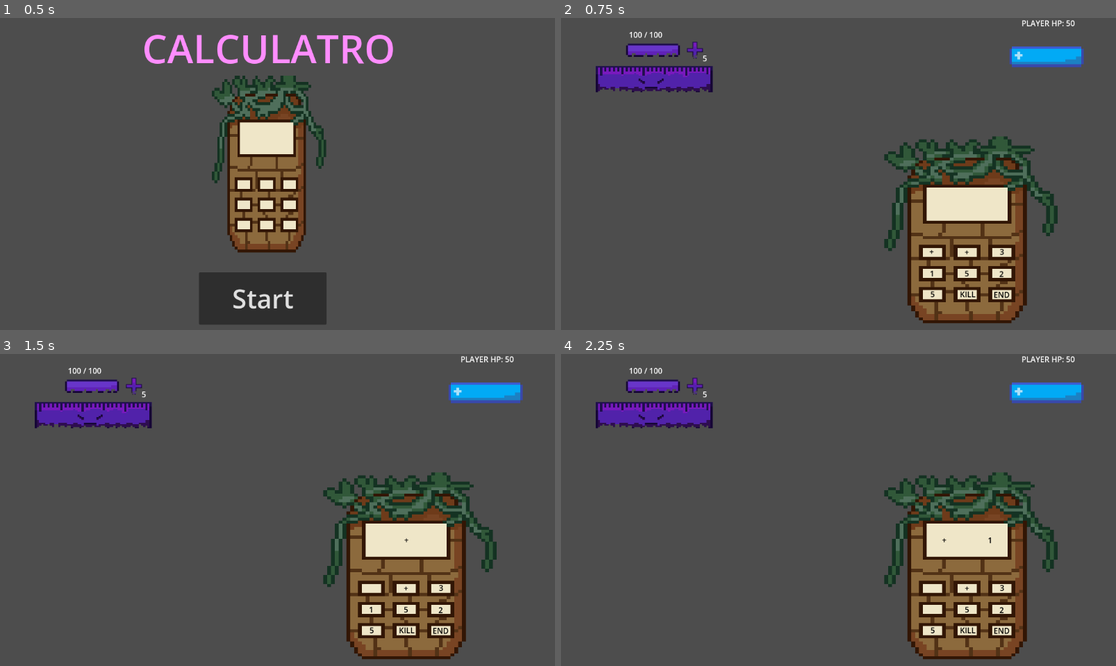
Above: before the commit, frames 1-4 (two rows, left to right).
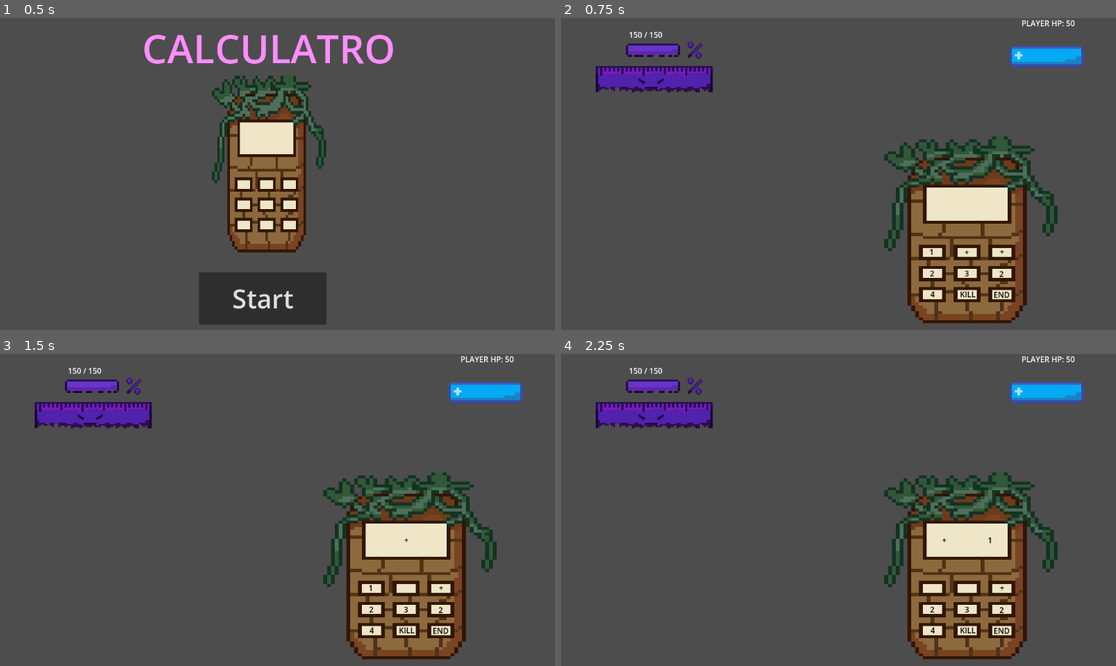
Above: after the commit, the same moments.

Repository: PalatronDead/Calculatro
Game: Godot game, scene res://scenes/main_menu.tscn
Two runs of this game, one before a commit and one after it. Both use one fixed random seed, a clock stepped at 60 frames per second and the inputs below.
Inputs:
- Up to frame 1 (0.5 s): no input
- Up to frame 2 (0.75 s): click "Start" at 0.5 s
- Up to frame 3 (1.5 s): click "+" at 1.25 s
- Up to frame 4 (2.25 s): click "1" at 2 s

Frame 1 is identical in both runs. In frame 2, 0.2% of the frame differs, in the area x 13-80%, y 4-90%; in frame 3, 0.2%; in frame 4, 0.2%.

Commit message:
Feat: Added 2 new enemies but only on code, this is for testing and also reworked the draw in the game

Diff:
--- a/battle_manager.gd
+++ b/battle_manager.gd
@@ -38,7 +38,8 @@
 
 func start_battle():
 	spawn_new_enemy()
-	calculator_ui.start_turn(RunManager.deck)
+	RunManager.prepare_deck_for_battle()
+	calculator_ui.start_turn()
 
 func spawn_new_enemy():
 	var random_encounter = encounter_type.pick_random()
@@ -86,7 +87,7 @@
 		for item in items_used:
 			if item is ItemDisplay:
 				var data: ItemData = item.data
-				RunManager.deck.erase(data)
+				RunManager.discard_card(data)
 				item.queue_free()
 	else:
 		print("Invalid Equation")
--- a/calculator_ui.gd
+++ b/calculator_ui.gd
@@ -23,13 +23,13 @@
 	RunManager.hp_changed.connect(_update_player_ui)
 	RunManager.chaos_level_changed.connect(_on_chaos_level_changed)
 
-func start_turn(full_deck: Array[ItemData]):
+func start_turn():
 	var new_hand: Array[ItemData] = []
-	var deck_copy = full_deck.duplicate()
-	deck_copy.shuffle()
 
-	for i in range(min(7, deck_copy.size())):
-		new_hand.append(deck_copy[i])
+	for i in range(7):
+		var card = RunManager.draw_single_token()
+		if card != null:
+			new_hand.append(card)
 
 	draw_hand(new_hand)
 
@@ -125,3 +125,20 @@
 		if slot.get_child_count() == 0:
 			return slot
 	return null
+
+func eliminate_entire_hand():
+	var hand_slots_to_eliminate = hand_slots.get_children()
+	var equation_items_to_eliminate = equation_container.get_children()
+
+	for slot in hand_slots_to_eliminate:
+		for child in slot.get_children():
+			if child is ItemDisplay:
+				var data: ItemData = child.data
+				RunManager.discard_card(data)
+				child.queue_free()
+
+	for item in equation_items_to_eliminate:
+			if item is ItemDisplay:
+				var data: ItemData = item.data
+				RunManager.discard_card(data)
+				item.queue_free()
--- /dev/null
+++ b/enemy/encounter/encounterResources/eraser_weak_encounter.tres
@@ -0,0 +1,10 @@
+[gd_resource type="Resource" script_class="EncounterData" format=3 uid="uid://cbtmm0xd7oywv"]
+
+[ext_resource type="Script" uid="uid://dcooox3ejx2iu" path="res://enemy/enemyScripts/enemy_data.gd" id="1_hus5w"]
+[ext_resource type="Resource" uid="uid://cose53qia4syv" path="res://enemy/enemyResources/enemyTypes/eraser_demon.tres" id="2_8rba2"]
+[ext_resource type="Script" uid="uid://xtyiu7v0gpso" path="res://enemy/encounter/encounter_data.gd" id="2_r53vb"]
+
+[resource]
+script = ExtResource("2_r53vb")
+encounter_enemies = Array[ExtResource("1_hus5w")]([ExtResource("2_8rba2")])
+metadata/_custom_type_script = "uid://xtyiu7v0gpso"
--- /dev/null
+++ b/enemy/encounter/encounterResources/scissors_weak_encounter.tres
@@ -0,0 +1,37 @@
+[gd_resource type="Resource" script_class="EncounterData" format=3 uid="uid://d1olajnbphdv4"]
+
+[ext_resource type="Script" uid="uid://dcooox3ejx2iu" path="res://enemy/enemyScripts/enemy_data.gd" id="1_pmif6"]
+[ext_resource type="Script" uid="uid://xtyiu7v0gpso" path="res://enemy/encounter/encounter_data.gd" id="2_a2yk8"]
+[ext_resource type="Script" uid="uid://d0rh1adjqkwk" path="res://resources/enemy_action.gd" id="2_stkwv"]
+[ext_resource type="Texture2D" uid="uid://cj3dw2pgqmr2c" path="res://sprites/enemyAttackIntentionIcon.png" id="3_hswmk"]
+[ext_resource type="Script" uid="uid://wsrcvt7u07mf" path="res://enemy/enemyScripts/actionScripts/attack_action.gd" id="4_rjn0o"]
+[ext_resource type="Texture2D" uid="uid://b05k5mlqna83k" path="res://sprites/GuanteCalculatro.png" id="5_dge0r"]
+[ext_resource type="Script" uid="uid://coav4lsmlwrm3" path="res://enemy/enemyScripts/actionScripts/powerup_action.gd" id="6_ofmw7"]
+[ext_resource type="Texture2D" uid="uid://d3dme7l07cavp" path="res://sprites/RulerEnemy.png" id="7_g0gtm"]
+
+[sub_resource type="Resource" id="Resource_wxtf3"]
+script = ExtResource("4_rjn0o")
+name = "Attack"
+intent_icon = ExtResource("3_hswmk")
+base_value = 10
+metadata/_custom_type_script = "uid://wsrcvt7u07mf"
+
+[sub_resource type="Resource" id="Resource_ambf0"]
+script = ExtResource("6_ofmw7")
+name = "Powerup"
+intent_icon = ExtResource("5_dge0r")
+base_value = 3
+metadata/_custom_type_script = "uid://coav4lsmlwrm3"
+
+[sub_resource type="Resource" id="Resource_5porw"]
+script = ExtResource("1_pmif6")
+enemy_name = "Scissors Demon"
+max_hp = 80
+sprite_texture = ExtResource("7_g0gtm")
+actions = Array[ExtResource("2_stkwv")]([SubResource("Resource_wxtf3"), SubResource("Resource_ambf0")])
+metadata/_custom_type_script = "uid://dcooox3ejx2iu"
+
+[resource]
+script = ExtResource("2_a2yk8")
+encounter_enemies = Array[ExtResource("1_pmif6")]([SubResource("Resource_5porw")])
+metadata/_custom_type_script = "uid://xtyiu7v0gpso"
--- a/enemy/enemy.gd
+++ b/enemy/enemy.gd
@@ -13,13 +13,16 @@
 
 
 var current_hp: int
+var current_action_index: int
+var damage_modifier: float = 1.0
+var powerup_modifier: float = 1.0
 
 @onready var hp_label = $HPLabel
 
 signal died(enemy_node: Enemy)
 signal enemy_clicked(enemy_node: Enemy)
 
-var current_action: EnemyAction
+var current_actions: Array[EnemyAction]
 var battle_manager
 
 func _ready():
@@ -36,6 +39,7 @@
 	current_hp = data.max_hp
 	update_ui()
 	$Sprite2D.texture = data.sprite_texture
+	current_action_index = 0
 	state_machine.start_machine([
 		EnemyChooseState.new(self),
 		EnemyShowIntentState.new(self),
@@ -45,12 +49,11 @@
 func take_damage(amount: int):
 	var final_damage = amount
 
-	if current_action.name == 'Defend':
-		final_damage = amount / 2
+	final_damage = final_damage * damage_modifier
 
 	current_hp -= final_damage
 	health_bar.value = current_hp
-	print('The aximum value of the HP Bar after getting hit is : ', health_bar.max_value)
+	print('The maximum value of the HP Bar after getting hit is : ', health_bar.max_value)
 	print('The value of the HP Bar after getting hit is : ', health_bar.value)
 	if ghost_tween and ghost_tween.is_running():
 		ghost_tween.kill()
@@ -76,13 +79,17 @@
 	died.emit(self)
 	queue_free()
 
-func pick_action() -> EnemyAction:
-	return data.actions.pick_random()
+func pick_actions() -> Array[EnemyAction]:
+	return data.actions
 
 func show_intent():
+	var current_action = current_actions[current_action_index]
 	intent_icon.texture = current_action.intent_icon
-	if(current_action.base_value > 0):
-		intent_label.text = str(current_action.base_value)
+
+	var final_base_value = current_action.get_true_base_value(self)
+
+	if final_base_value > 0:
+		intent_label.text = str(final_base_value)
 	else:
 		intent_label.text = ''
 
--- /dev/null
+++ b/enemy/enemyResources/actionsResources/blankslate_action.tres
@@ -0,0 +1,10 @@
+[gd_resource type="Resource" script_class="BlankSlateAction" format=3 uid="uid://ceeeac271hw8f"]
+
+[ext_resource type="Texture2D" uid="uid://duuw8orc06vpe" path="res://sprites/Chaos_empty_orb.png" id="1_4eobm"]
+[ext_resource type="Script" uid="uid://duqlrcxu7mp2" path="res://enemy/enemyScripts/actionScripts/blankslate_action.gd" id="1_cycpf"]
+
+[resource]
+script = ExtResource("1_cycpf")
+name = "Blank Slate"
+intent_icon = ExtResource("1_4eobm")
+metadata/_custom_type_script = "uid://duqlrcxu7mp2"
--- a/enemy/enemyResources/actionsResources/powerup_action.tres
+++ b/enemy/enemyResources/actionsResources/powerup_action.tres
@@ -7,4 +7,5 @@
 script = ExtResource("1_pqtpg")
 name = "Powerup"
 intent_icon = ExtResource("1_4keil")
+base_value = 3
 metadata/_custom_type_script = "uid://coav4lsmlwrm3"
--- /dev/null
+++ b/enemy/enemyResources/enemyTypes/eraser_demon.tres
@@ -0,0 +1,29 @@
+[gd_resource type="Resource" script_class="EnemyData" format=3 uid="uid://cose53qia4syv"]
+
+[ext_resource type="Script" uid="uid://d0rh1adjqkwk" path="res://resources/enemy_action.gd" id="1_csj21"]
+[ext_resource type="Texture2D" uid="uid://c6u4ot25l44rv" path="res://sprites/enemyDeffendIntentionIcon.png" id="2_3qkx3"]
+[ext_resource type="Script" uid="uid://dcooox3ejx2iu" path="res://enemy/enemyScripts/enemy_data.gd" id="2_gy1ey"]
+[ext_resource type="Script" uid="uid://drrsu86w0t6yn" path="res://enemy/enemyScripts/actionScripts/defend_action.gd" id="3_7b5ve"]
+[ext_resource type="Texture2D" uid="uid://duuw8orc06vpe" path="res://sprites/Chaos_empty_orb.png" id="4_c8nw1"]
+[ext_resource type="Script" uid="uid://duqlrcxu7mp2" path="res://enemy/enemyScripts/actionScripts/blankslate_action.gd" id="5_nltp1"]
+[ext_resource type="Texture2D" uid="uid://d3dme7l07cavp" path="res://sprites/RulerEnemy.png" id="7_7b5ve"]
+
+[sub_resource type="Resource" id="Resource_obxkl"]
+script = ExtResource("3_7b5ve")
+name = "Defend"
+intent_icon = ExtResource("2_3qkx3")
+metadata/_custom_type_script = "uid://drrsu86w0t6yn"
+
+[sub_resource type="Resource" id="Resource_hw1nm"]
+script = ExtResource("5_nltp1")
+name = "Blank Slate"
+intent_icon = ExtResource("4_c8nw1")
+metadata/_custom_type_script = "uid://duqlrcxu7mp2"
+
+[resource]
+script = ExtResource("2_gy1ey")
+enemy_name = "Eraser Demon"
+max_hp = 150
+sprite_texture = ExtResource("7_7b5ve")
+actions = Array[ExtResource("1_csj21")]([SubResource("Resource_obxkl"), SubResource("Resource_hw1nm")])
+metadata/_custom_type_script = "uid://dcooox3ejx2iu"
--- /dev/null
+++ b/enemy/enemyResources/enemyTypes/scissors_demon.tres
@@ -0,0 +1,31 @@
+[gd_resource type="Resource" script_class="EnemyData" format=3 uid="uid://xmuh6u24huws"]
+
+[ext_resource type="Script" uid="uid://d0rh1adjqkwk" path="res://resources/enemy_action.gd" id="1_jusjd"]
+[ext_resource type="Texture2D" uid="uid://cj3dw2pgqmr2c" path="res://sprites/enemyAttackIntentionIcon.png" id="2_uajrv"]
+[ext_resource type="Script" uid="uid://dcooox3ejx2iu" path="res://enemy/enemyScripts/enemy_data.gd" id="2_v0xn6"]
+[ext_resource type="Script" uid="uid://wsrcvt7u07mf" path="res://enemy/enemyScripts/actionScripts/attack_action.gd" id="3_lye7j"]
+[ext_resource type="Texture2D" uid="uid://b05k5mlqna83k" path="res://sprites/GuanteCalculatro.png" id="4_jp2w2"]
+[ext_resource type="Script" uid="uid://coav4lsmlwrm3" path="res://enemy/enemyScripts/actionScripts/powerup_action.gd" id="5_0jif0"]
+[ext_resource type="Texture2D" uid="uid://d3dme7l07cavp" path="res://sprites/RulerEnemy.png" id="7_x77cg"]
+
+[sub_resource type="Resource" id="Resource_uajrv"]
+script = ExtResource("3_lye7j")
+name = "Attack"
+intent_icon = ExtResource("2_uajrv")
+base_value = 10
+metadata/_custom_type_script = "uid://wsrcvt7u07mf"
+
+[sub_resource type="Resource" id="Resource_ambf0"]
+script = ExtResource("5_0jif0")
+name = "Powerup"
+intent_icon = ExtResource("4_jp2w2")
+base_value = 3
+metadata/_custom_type_script = "uid://coav4lsmlwrm3"
+
+[resource]
+script = ExtResource("2_v0xn6")
+enemy_name = "Scissors Demon"
+max_hp = 80
+sprite_texture = ExtResource("7_x77cg")
+actions = Array[ExtResource("1_jusjd")]([SubResource("Resource_uajrv"), SubResource("Resource_ambf0")])
+metadata/_custom_type_script = "uid://dcooox3ejx2iu"
--- a/enemy/enemyScripts/actionScripts/attack_action.gd
+++ b/enemy/enemyScripts/actionScripts/attack_action.gd
@@ -1,6 +1,13 @@
 class_name AttackAction extends EnemyAction
 
 func execute(enemy, battle_manager):
-	battle_manager.take_damage(base_value + RunManager.chaos_level)
+	if enemy.powerup_modifier > 1.0:
+		battle_manager.take_damage(get_true_base_value(enemy))
+		enemy.powerup_modifier = 1.0
+	else:
+		battle_manager.take_damage(get_true_base_value(enemy))
 	print("Wololo")
 	print(base_value)
+
+func get_true_base_value(enemy) -> int:
+	return (base_value + RunManager.chaos_level) * enemy.powerup_modifier
--- /dev/null
+++ b/enemy/enemyScripts/actionScripts/blankslate_action.gd
@@ -0,0 +1,6 @@
+class_name BlankSlateAction extends EnemyAction
+
+func execute(enemy, battle_manager):
+	await enemy.get_tree().create_timer(1.0).timeout
+	battle_manager.calculator_ui.eliminate_entire_hand()
+	battle_manager.calculator_ui.start_turn()
--- a/enemy/enemyScripts/actionScripts/defend_action.gd
+++ b/enemy/enemyScripts/actionScripts/defend_action.gd
@@ -3,3 +3,6 @@
 func execute(enemy, battle_manager):
 	print("Defense activated")
 	await enemy.get_tree().create_timer(0.5).timeout
+
+func apply_stance(enemy, battle_manager):
+	enemy.damage_modifier = 0.5
--- a/enemy/enemyScripts/actionScripts/powerup_action.gd
+++ b/enemy/enemyScripts/actionScripts/powerup_action.gd
@@ -1,6 +1,6 @@
 class_name PowerupAction extends EnemyAction
 
 func execute(enemy, battle_manager):
-	battle_manager.take_damage(base_value)
-	print("Wololo")
-	print(base_value)
+	print("Powering uppp!")
+	enemy.powerup_modifier = 3.0
+	await enemy.get_tree().create_timer(0.5).timeout
--- a/enemy/enemyStates/enemy_act_state.gd
+++ b/enemy/enemyStates/enemy_act_state.gd
@@ -10,7 +10,9 @@
 
 func enter():
 	enemy.hide_intent()
-	print("About to execute: ", enemy.current_action.resource_path)
-	enemy.current_action.execute(enemy, enemy.battle_manager)
+	enemy.current_actions[enemy.current_action_index].execute(enemy, enemy.battle_manager)
 	print("Act state")
+	enemy.current_action_index += 1
+	if enemy.current_action_index >= enemy.current_actions.size():
+		enemy.current_action_index = 0
 	enemy.state_machine.transition("Choose")
--- a/enemy/enemyStates/enemy_choose_state.gd
+++ b/enemy/enemyStates/enemy_choose_state.gd
@@ -9,6 +9,7 @@
 	return "Choose"
 
 func enter():
-	enemy.current_action = enemy.pick_action()
+	enemy.damage_modifier = 1.0
+	enemy.current_actions = enemy.pick_actions()
 	enemy.state_machine.transition("ShowIntent")
 	print('Choose State')
--- a/enemy/enemyStates/enemy_show_intent_state.gd
+++ b/enemy/enemyStates/enemy_show_intent_state.gd
@@ -10,4 +10,5 @@
 
 func enter():
 	enemy.show_intent()
+	enemy.current_actions[enemy.current_action_index].apply_stance(enemy, enemy.battle_manager)
 	print("Show Intent")
--- a/resources/enemy_action.gd
+++ b/resources/enemy_action.gd
@@ -3,5 +3,12 @@
 @export var name: String
 @export var intent_icon: Texture2D
 @export var base_value: int = 0
+
 func execute(enemy, player):
 	pass
+
+func apply_stance(enemy, player):
+	pass
+
+func get_true_base_value(enemy) -> int:
+	return base_value
--- a/run_manager.gd
+++ b/run_manager.gd
@@ -3,10 +3,13 @@
 var max_hp: int = 50
 var current_hp: int
 var deck: Array[ItemData] = []
-var runDeck: Array[ItemData] = []
 var chaos_level: int = 0 : set = _on_chaos_level_changed
 var current_currency: int = 0
 var current_items: Array[PassiveItemData] = []
+
+var runDeck: Array[ItemData] = []
+var draw_pile: Array[ItemData] = []
+var discard_pile: Array[ItemData] = []
 
 signal hp_changed(new_amount)
 signal deck_changed
@@ -41,6 +44,11 @@
 ]
 	runDeck = deck.duplicate()
 
+func prepare_deck_for_battle():
+	draw_pile = runDeck.duplicate()
+	draw_pile.shuffle()
+	discard_pile.clear()
+
 func add_item_to_deck(itemArray: Array[ItemData]):
 	deck.append_array(itemArray)
 	print("This are the rewards that were picked: " ,itemArray)
@@ -54,6 +62,25 @@
 	hp_changed.emit(current_hp)
 	print("Player HP is now: ", current_hp)
 
+func draw_single_token() -> ItemData:
+	if draw_pile.size() == 0:
+		shuffle_discard_into_draw()
+
+	if draw_pile.size() == 0:
+		return null
+
+	print("Attempting to draw. Draw pile size: ", draw_pile.size(), " | Discard pile size: ", discard_pile.size())
+
+	return draw_pile.pop_front()
+
+func shuffle_discard_into_draw():
+	draw_pile = discard_pile.duplicate()
+	draw_pile.shuffle()
+	discard_pile.clear()
+
+	chaos_level += 1
+	print("You FOOL,  Chaos level is now: ", chaos_level)
+
 func shuffle_deck(deck: Array[ItemData]) -> Array[ItemData]:
 	deck.shuffle()
 	return deck
@@ -64,6 +91,9 @@
 
 	deck = runDeck.duplicate()
 	return deck
+
+func discard_card(card_data: ItemData):
+	discard_pile.append(card_data)
 
 func add_currency(currency: int):
 	current_currency += currency
--- a/scenes/BattleScene.tscn
+++ b/scenes/BattleScene.tscn
@@ -6,15 +6,13 @@
 [ext_resource type="Script" uid="uid://v5ijay7cxdf5" path="res://calculator_logic.gd" id="3_0yex5"]
 [ext_resource type="Script" uid="uid://xtyiu7v0gpso" path="res://enemy/encounter/encounter_data.gd" id="3_a4ns4"]
 [ext_resource type="Texture2D" uid="uid://dy13rcfrvtrxs" path="res://sprites/CalculatorCalculatroAdvanced1.png" id="3_ftvu5"]
-[ext_resource type="Resource" uid="uid://ckphr28x5gssx" path="res://enemy/encounter/encounterResources/weak_encounter.tres" id="4_7acxt"]
 [ext_resource type="PackedScene" uid="uid://cyru5tb0ceyo5" path="res://scenes/ui/reward_screen.tscn" id="4_28s16"]
-[ext_resource type="Resource" uid="uid://blcar0fjn4b2e" path="res://enemy/encounter/encounterResources/medium_encounter.tres" id="5_irk3j"]
+[ext_resource type="Resource" uid="uid://cbtmm0xd7oywv" path="res://enemy/encounter/encounterResources/eraser_weak_encounter.tres" id="4_l1ooa"]
 [ext_resource type="Script" uid="uid://d1yndd3ssp56y" path="res://run_manager.gd" id="6_0yex5"]
-[ext_resource type="Resource" uid="uid://c8lc35llp5gwt" path="res://enemy/encounter/encounterResources/hard_encounter.tres" id="6_l1ooa"]
 [ext_resource type="Texture2D" uid="uid://71kl3065306o" path="res://sprites/Hp_Calculatro_Player.png" id="9_7acxt"]
 [ext_resource type="PackedScene" uid="uid://dc6266tuk85go" path="res://scenes/ui/chaos_orb.tscn" id="9_lyay3"]
 [ext_resource type="Texture2D" uid="uid://gomiy5630eag" path="res://sprites/hp_calculatro_particles_player.png" id="10_l1ooa"]
-[ext_resource type="Script" uid="uid://bh8ut2fu0ea33" path="res://scenes/camera.gd" id="12_irk3j"]
+[ext_resource type="Script" path="res://scenes/camera.gd" id="12_irk3j"]
 [ext_resource type="PackedScene" uid="uid://eiaqk54oj564" path="res://scenes/shop_screen.tscn" id="13_vtyuj"]
 
 [sub_resource type="StyleBoxEmpty" id="StyleBoxEmpty_0yex5"]
@@ -76,7 +74,7 @@
 player_hp_label = NodePath("UiLayer/PlayerHPLabel")
 reward_screen = NodePath("Popups/RewardScreen")
 enemy_scene = ExtResource("2_bsu3s")
-encounter_type = Array[ExtResource("3_a4ns4")]([ExtResource("4_7acxt"), ExtResource("5_irk3j"), ExtResource("6_l1ooa")])
+encounter_type = Array[ExtResource("3_a4ns4")]([ExtResource("4_l1ooa")])
 marker_array = [NodePath("FirstEnemyPositionMarker"), NodePath("SecondEnemyPositionMarker"), NodePath("ThirdEnemyPositionMarker")]
 camera = NodePath("Camera2D")
 shop_screen = NodePath("Popups/ShopScreen")
Not shown, added: enemy/enemyScripts/actionScripts/blankslate_action.gd.uid
Not shown: 1 places in resources/loot_table_world1.tres that only renumber resources
Not shown: 1 places in resources/shop_loot_table_world1.tres that only renumber resources
